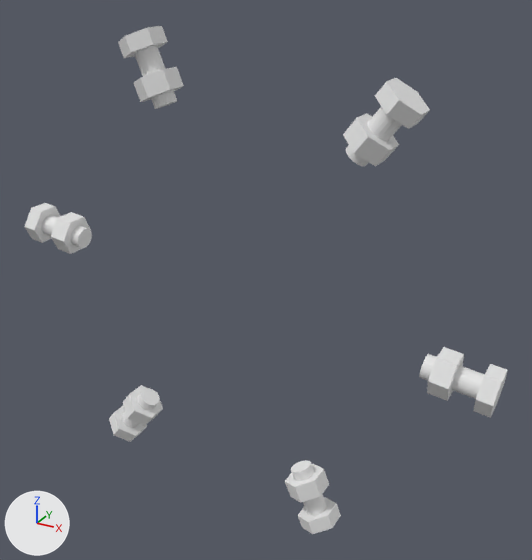
The glTF model viewer-lid-full/bolts_low.glb as it was, and as the next commit left it.
Rendered twice from a 50 mm camera at (92.2, -254.7, 82.2) aimed at (5.6, -97.3, 3.5). Lighting does not change. The marker at lower left points along +X, +Y and +Z. The first picture is the older version. Where no turn or scale is listed for an object, it has been applied to the vertices. Vertices at exactly the same position are counted once.

Names of what the first picture shows: 'b0_52.4', 'b1_112.4', 'b2_172.4', 'b3_232.4', 'b4_292.4', 'b5_352.4'.
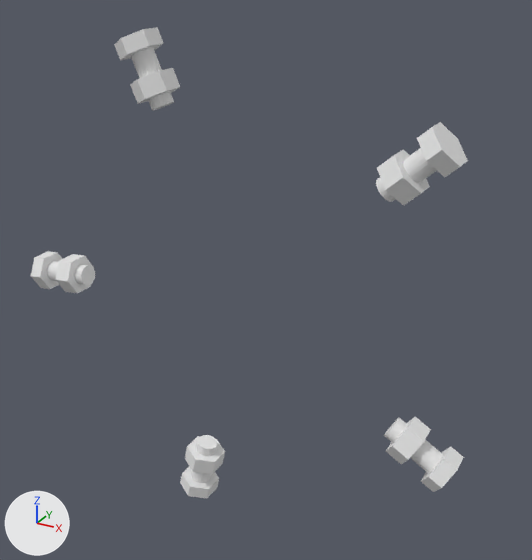
Patch to the scene script:
```diff
--- a/viewer-lid-full/bolts_low.glb.py
+++ b/viewer-lid-full/bolts_low.glb.py
@@ me_b1_112_4 @@
 # used by ob_b1_112_4; location = (0.0, 0.0, 0.0)
-me_b1_112_4.from_pydata(...)  # 77 vertices, 144 faces; spans x -31.3..-16.2, y -108.7..-97.1, z 46.9..66.6
+me_b1_112_4.from_pydata(...)  # 77 vertices, 144 faces; spans x -32.5..-17.3, y -108.7..-97.1, z 46.5..66.2
+# me_b1_112_4 part 1: the whole mesh is turned -1.1 degrees about the y axis through the mesh origin
@@ me_b4_329_5 @@
+me_b4_329_5.from_pydata(...)  # 77 vertices, 144 faces; spans x 43.3..62.9, y -108.7..-97.1, z -39.8..-23.5
@@ me_b3_257_5 @@
+me_b3_257_5.from_pydata(...)  # 77 vertices, 144 faces; spans x -20.0..-6.9, y -108.7..-97.1, z -69.4..-50.1
@@ me_b2_185_5 @@
+me_b2_185_5.from_pydata(...)  # 77 vertices, 144 faces; spans x -70.2..-51.5, y -108.7..-97.1, z -11.7..-0.3
@@ me_b0_41_5 @@
+me_b0_41_5.from_pydata(...)  # 77 vertices, 144 faces; spans x 36.9..55.7, y -108.7..-97.1, z 32.2..50.2
@@ ob_b0_52_4 @@
-ob_b0_52_4 = bpy.data.objects.new('b0_52.4', me_b0_52_4)
-ob_b0_52_4.location = (0.0, 0.0, 0.0)
@@ ob_b2_172_4 @@
-ob_b2_172_4 = bpy.data.objects.new('b2_172.4', me_b2_172_4)
-ob_b2_172_4.location = (0.0, 0.0, 0.0)
@@ ob_b3_232_4 @@
-ob_b3_232_4 = bpy.data.objects.new('b3_232.4', me_b3_232_4)
-ob_b3_232_4.location = (0.0, 0.0, 0.0)
@@ ob_b4_292_4 @@
-ob_b4_292_4 = bpy.data.objects.new('b4_292.4', me_b4_292_4)
-ob_b4_292_4.location = (0.0, 0.0, 0.0)
@@ ob_b5_352_4 @@
-ob_b5_352_4 = bpy.data.objects.new('b5_352.4', me_b5_352_4)
-ob_b5_352_4.location = (0.0, 0.0, 0.0)
@@ ob_b4_329_5 @@
+ob_b4_329_5 = bpy.data.objects.new('b4_329.5', me_b4_329_5)
+ob_b4_329_5.location = (0.0, 0.0, 0.0)
@@ ob_b3_257_5 @@
+ob_b3_257_5 = bpy.data.objects.new('b3_257.5', me_b3_257_5)
+ob_b3_257_5.location = (0.0, 0.0, 0.0)
@@ ob_b2_185_5 @@
+ob_b2_185_5 = bpy.data.objects.new('b2_185.5', me_b2_185_5)
+ob_b2_185_5.location = (0.0, 0.0, 0.0)
@@ ob_b0_41_5 @@
+ob_b0_41_5 = bpy.data.objects.new('b0_41.5', me_b0_41_5)
+ob_b0_41_5.location = (0.0, 0.0, 0.0)
```

What differs and where, as boxes (x1, y1, x2, y2) in the pictures (532 x 560 px):
'b0_52.4', deleted: before (343, 78, 430, 167)
'b0_41.5', added: after (376, 122, 468, 206)
'b5_352.4', deleted: before (419, 347, 508, 418)
'b1_112.4', turned: before (118, 26, 184, 109); after (114, 27, 180, 111)
'b4_329.5', added: after (384, 417, 464, 492)
'b4_292.4', deleted: before (285, 460, 341, 534)
'b2_172.4', deleted: before (24, 203, 92, 254)
'b2_185.5', added: after (31, 251, 95, 294)
'b3_257.5', added: after (180, 435, 225, 498)
'b3_232.4', deleted: before (109, 385, 163, 442)
